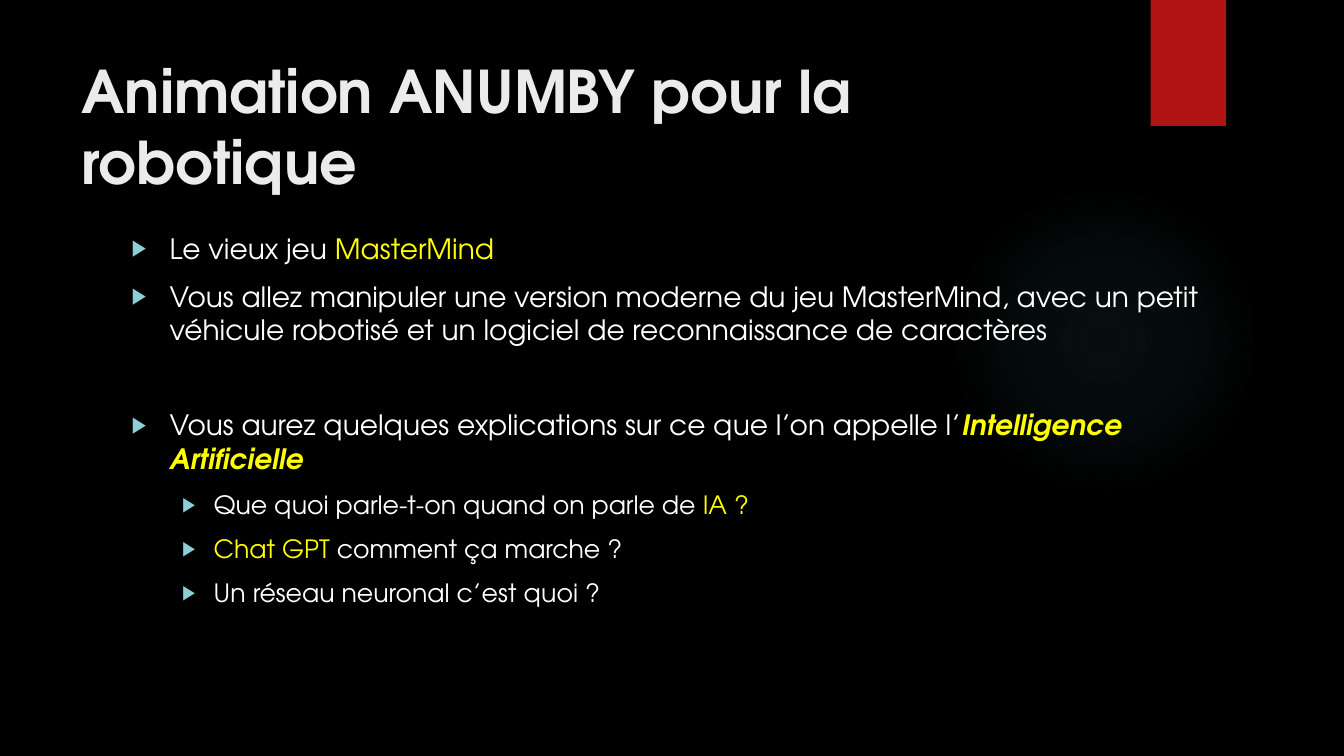
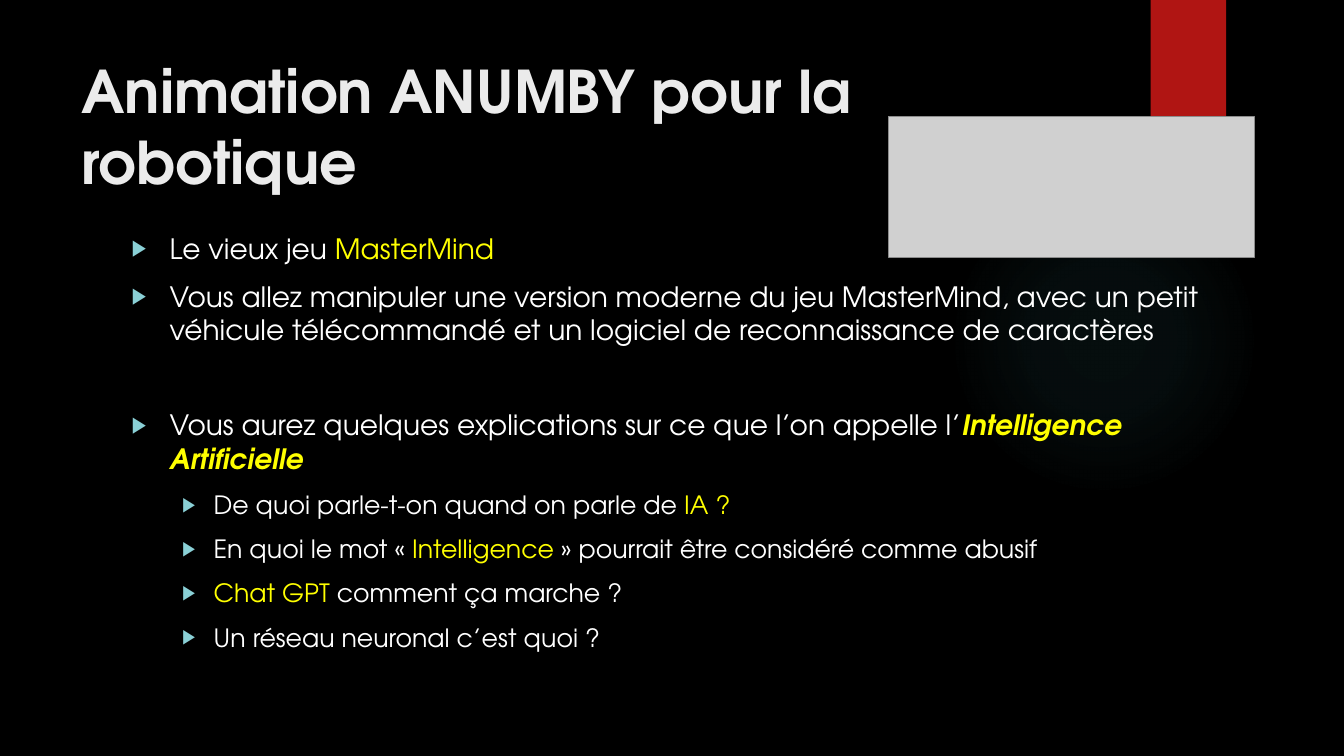
Before and after one commit to anumby-source/AnumbyMasterMind, a slide deck: slide 1 of Présentation/Presentation.pptx. Drawn at 1344x756 pixels with LibreOffice and Linux fonts; fonts in the diff are those of the drawing; grey boxes stand for pictures; background and template pictures are left out. Boxes give left, top, right and bottom in pixels: in the first picture for what was removed or moved away, otherwise in the second. Text is boxed around its words. In the diff, an @@ line names an element or a change of style, - is before the commit and + after.

```diff
--- a/Présentation/Presentation.pptx
+++ b/Présentation/Presentation.pptx
@@ picture added at [889, 117, 1254, 258] @@
@@ text at [170, 286, 1198, 346]: text changed @@
-▶ Vous allez manipuler une version moderne du jeu MasterMind, avec un petit véhicule robotisé et un logiciel de reconnaissance de caractères
+▶ Vous allez manipuler une version moderne du jeu MasterMind, avec un petit véhicule télécommandé et un logiciel de reconnaissance de caractères
@@ text at [214, 495, 1037, 564]: text changed @@
-  ▶ Que quoi parle-t-on quand on parle de IA ?
+  ▶ De quoi parle-t-on quand on parle de IA ?
+  ▶ En quoi le mot « Intelligence » pourrait être considéré comme abusif
```
Also in this commit, not shown: 10 other slides changed, 1 other file.
